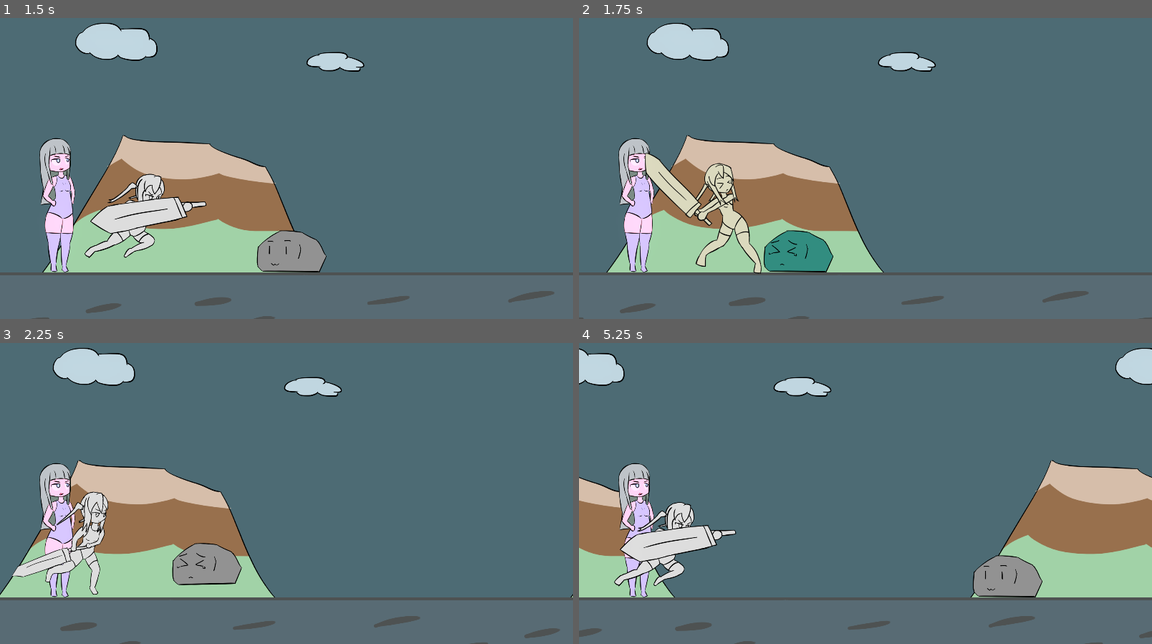
Above: before the commit, frames 1-4 (two rows, left to right).
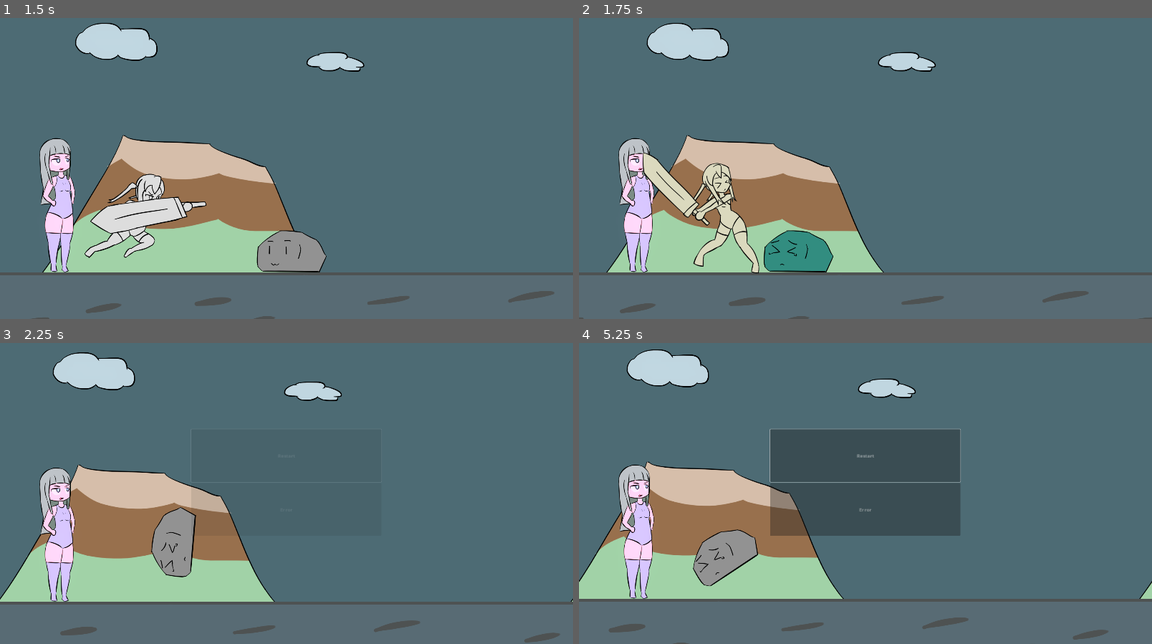
Above: after the commit, the same moments.

Repository: BeatMil/Animurun
Game: Godot game, scene res://Scenes/Forest.tscn
Two runs of this game, one before a commit and one after it. Both use one fixed random seed, a clock stepped at 60 frames per second and the inputs below.
Inputs (mouse positions are in pixels of both pictures, inside the frame that each line leads up to):
- Up to frame 1 (1.5 s): tap Enter (ui_accept) at 0.5, 0.77 s; hold U (block) 0.53-1.28 s; tap U (block) at 1.35 s
- Up to frame 2 (1.75 s): tap Enter (ui_accept) at 1.52 s
- Up to frame 3 (2.25 s): hold U (block) from 2.03 s (still down)
- Up to frame 4 (5.25 s): release U (block) at 2.75 s; click (865, 454) at 2.75 s, where only the run after the commit has a clickable "Restart"; tap U (block) at 3.6, 5.1 s; tap Enter (ui_accept) at 3.77, 4.52 s; hold U (block) 4.28-5.03 s

Frame 1 is identical in both runs. In frame 2, 1.5% of the frame differs, in the area x 11-32%, y 44-85%; in frame 3, 10%; in frame 4, 41%, in the area x 0-100%, y 1-100%.

Commit message:
Fix wrong mass when cancel out of block
Player get 10kg mass while blocking,
player can also attack while blocking,
result into running state but with 10kg.
Fix by adding 1kg to attack AnimationPlayer

Diff:
--- a/Scenes/Forest.tscn
+++ b/Scenes/Forest.tscn
@@ -219,6 +219,18 @@
 "method": &"spawn_hitbox01"
 }]
 }
+tracks/6/type = "value"
+tracks/6/imported = false
+tracks/6/enabled = true
+tracks/6/path = NodePath(".:mass")
+tracks/6/interp = 1
+tracks/6/loop_wrap = true
+tracks/6/keys = {
+"times": PackedFloat32Array(0),
+"transitions": PackedFloat32Array(1),
+"update": 0,
+"values": [1.0]
+}
 
 [sub_resource type="Animation" id="Animation_tft38"]
 resource_name = "attack01_2"
@@ -304,6 +316,18 @@
 "transitions": PackedFloat32Array(1, 1, 1, 1),
 "update": 0,
 "values": [Vector2(0, 0), Vector2(30, -43), Vector2(10, -43), Vector2(0, 0)]
+}
+tracks/6/type = "value"
+tracks/6/imported = false
+tracks/6/enabled = true
+tracks/6/path = NodePath(".:mass")
+tracks/6/interp = 1
+tracks/6/loop_wrap = true
+tracks/6/keys = {
+"times": PackedFloat32Array(0),
+"transitions": PackedFloat32Array(1),
+"update": 0,
+"values": [1.0]
 }
 
 [sub_resource type="Animation" id="Animation_bucmy"]
